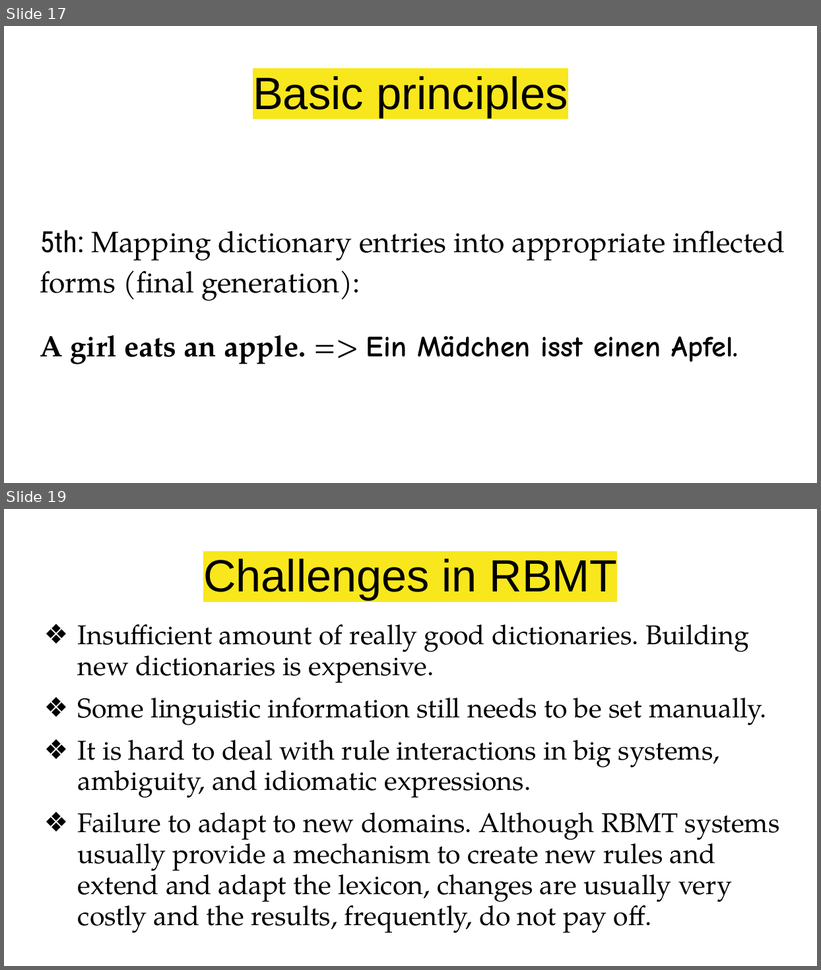
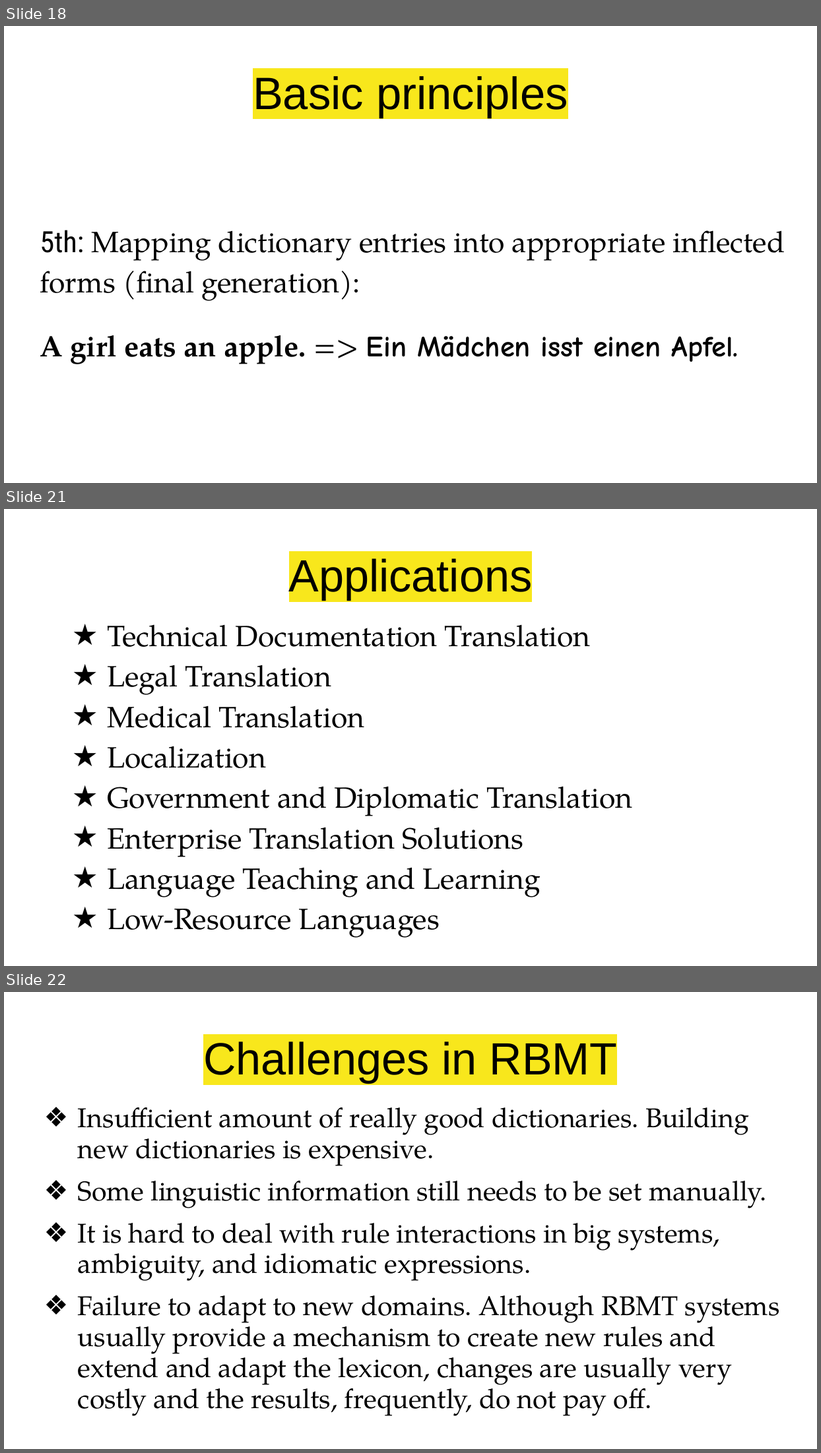
Before and after one commit to ChAnDaNiJ/Machine_Translation, a slide deck: RBMT_Introduction.pptx. Shown one above the other, each under a label of ours: slides 17 and 19 before the commit, slides 18, 21 and 22 after it; the slides between them are not shown. The pictures are 821x970 and 821x1453 pixels, drawn with LibreOffice and Linux fonts; fonts in the diff are those of the drawing. Boxes give left, top, right and bottom in pixels: in the first picture for what was removed or moved away, otherwise in the second. Text is boxed around its words. In the diff, an @@ line names an element or a change of style, - is before the commit and + after.

Commit message:
Add files via upload
Rule-Based Machine Translation(RBMT), uses strict rules to change words from one language to another, helping computers translate languages accurately.

```diff
--- a/RBMT_Introduction.pptx
+++ b/RBMT_Introduction.pptx
@@ slide 21 added at (4, 509, 817, 966), background #FFFFFF @@
@@ title added at (289, 556, 533, 600), 40 pt, text #000000 @@
+Applications
@@ text added at (107, 625, 632, 938), 26 pt, text #000000 @@
+★ Technical Documentation Translation
+★ Legal Translation
+★ Medical Translation
+★ Localization
+★ Government and Diplomatic Translation
+★ Enterprise Translation Solutions
+★ Language Teaching and Learning
+★ Low-Resource Languages
@@ what was slide 17 is now slide 18 @@
@@ what was slide 19 is now slide 22 @@
```
Also in this commit, not shown: 1 slide changed, 3 other slides added.
